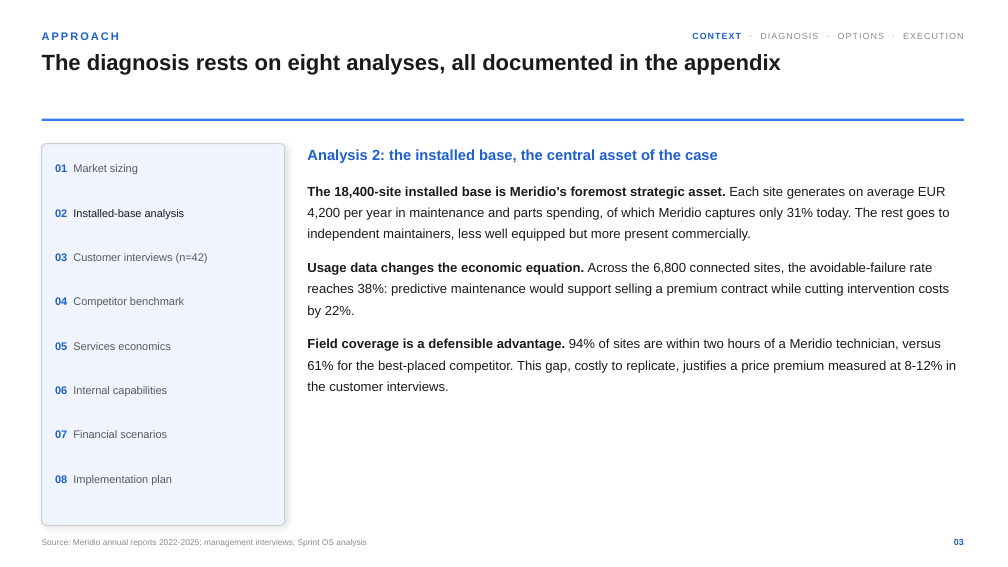
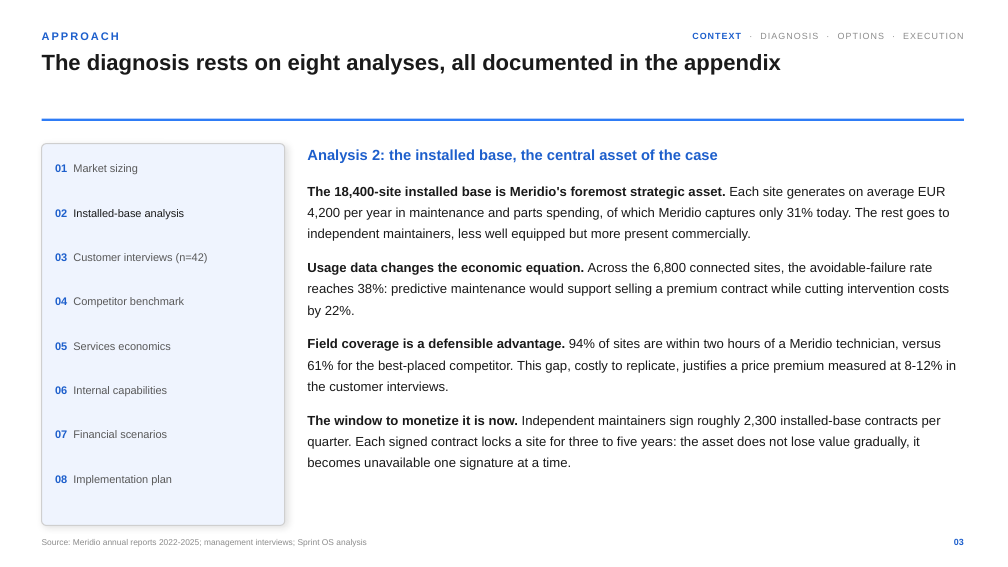
Before and after one commit to benkothmane-debug/sprintospptx, a slide deck: slide 6 of examples/golden-deck.pptx. Drawn at 1008x567 pixels with LibreOffice and Linux fonts; fonts in the diff are those of the drawing. Boxes give left, top, right and bottom in pixels: in the first picture for what was removed or moved away, otherwise in the second. Text is boxed around its words. In the diff, an @@ line names an element or a change of style, - is before the commit and + after.

```diff
--- a/examples/golden-deck.pptx
+++ b/examples/golden-deck.pptx
@@ text at bbox=[307, 415, 941, 470]: paragraph added @@
+The window to monetize it is now. Independent maintainers sign roughly 2,300 installed-base contracts per quarter. Each signed contract locks a site for three to five years: the asset does not lose value gradually, it becomes unavailable one signature at a time.
```
Also in this commit, not shown: 8 other slides changed, 16 other files.
